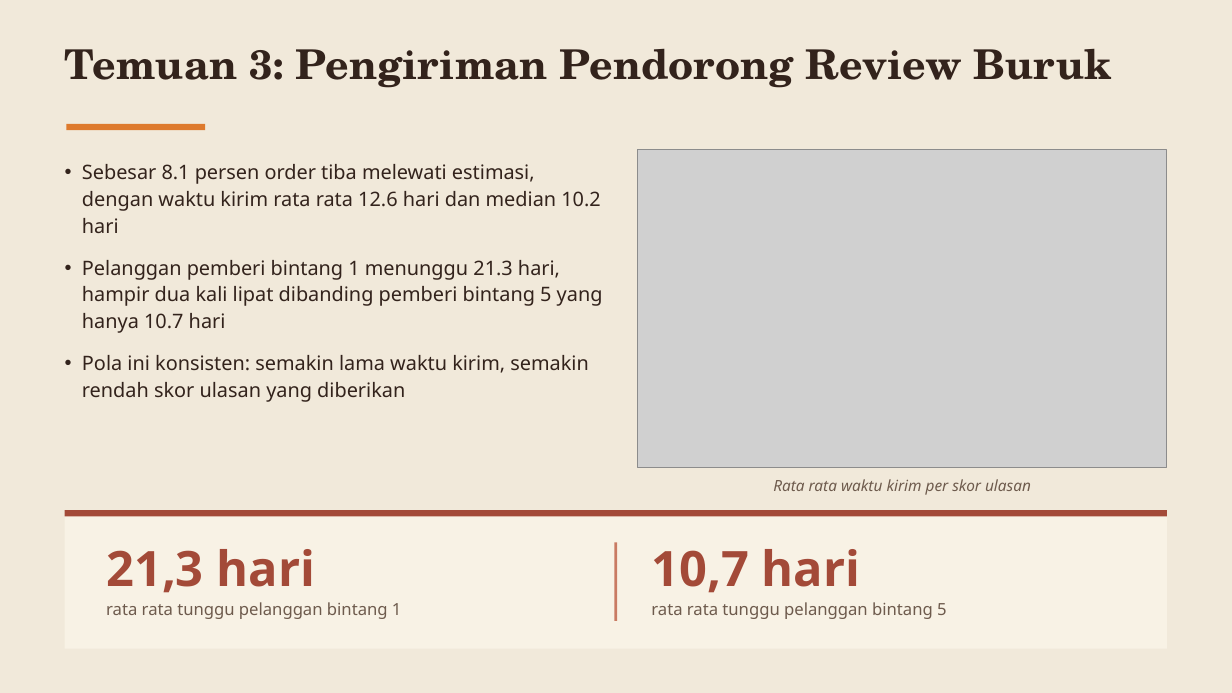
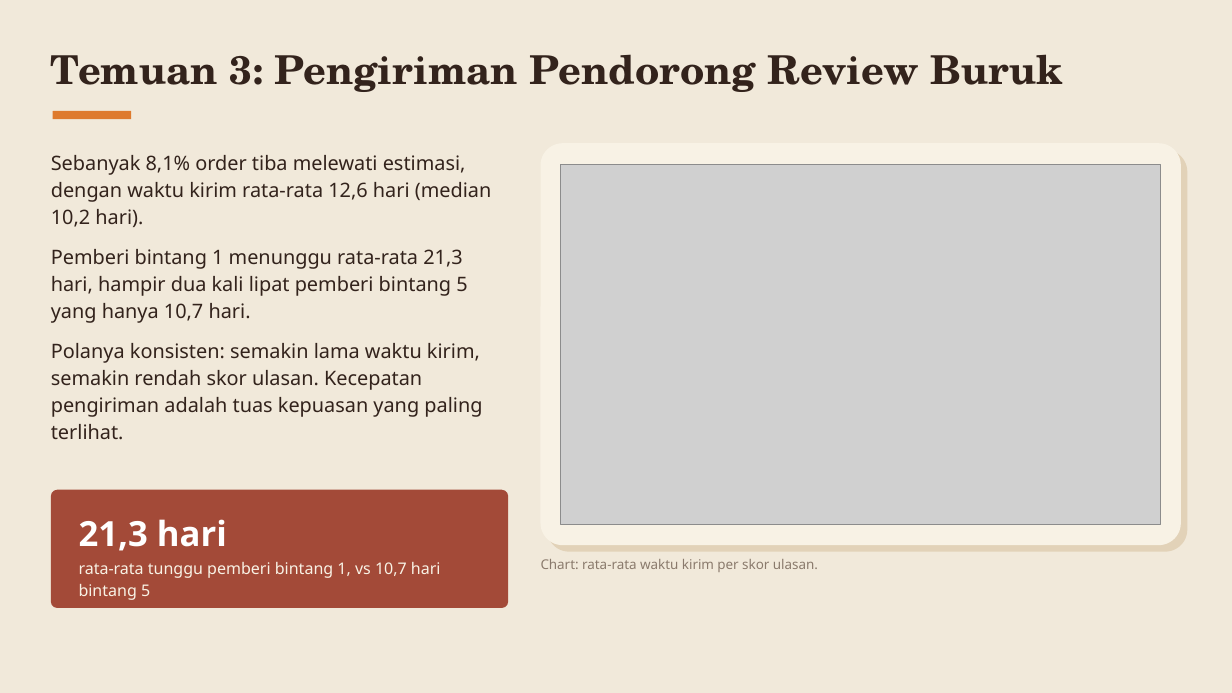
Before and after one commit to baghizash/olist-brazilian-ecommerce-analysis, a slide deck: slide 6 of Portofolio-Analisis-Ecommerce-Olist.pptx. Drawn at 1232x693 pixels with LibreOffice and Linux fonts; fonts in the diff are those of the drawing; grey boxes stand for pictures. Boxes give left, top, right and bottom in pixels: in the first picture for what was removed or moved away, otherwise in the second. Text is boxed around its words. In the diff, an @@ line names an element or a change of style, - is before the commit and + after.

```diff
--- a/Portofolio-Analisis-Ecommerce-Olist.pptx
+++ b/Portofolio-Analisis-Ecommerce-Olist.pptx
@@ text "Temuan 3: Pengiriman Pendorong Review ...": place and size @@
-text "Temuan 3: Pengiriman Pendorong Review ..." at bbox=[65, 48, 1112, 88]
+text "Temuan 3: Pengiriman Pendorong Review ..." at bbox=[51, 54, 1063, 92]
@@ text "Temuan 3: Pengiriman Pendorong Review ..." at bbox=[51, 54, 1063, 92]: size 32 to 31 pt; line spacing 1 to 1.13; less space between paragraphs @@
@@ rounded rectangle: place and size @@
-rounded rectangle at bbox=[67, 124, 205, 130]
+rounded rectangle at bbox=[53, 111, 131, 119]
@@ rounded rectangle at bbox=[53, 111, 131, 119]: rectangle to rounded rectangle @@
@@ rounded rectangle added at bbox=[541, 143, 1181, 545], fill #F8F2E5 @@
@@ text at bbox=[51, 155, 492, 440]: text changed @@
-• Sebesar 8.1 persen order tiba melewati estimasi, dengan waktu kirim rata rata 12.6 hari dan median 10.2 hari
-• Pelanggan pemberi bintang 1 menunggu 21.3 hari, hampir dua kali lipat dibanding pemberi bintang 5 yang hanya 10.7 hari
-• Pola ini konsisten: semakin lama waktu kirim, semakin rendah skor ulasan yang diberikan
+Sebanyak 8,1% order tiba melewati estimasi, dengan waktu kirim rata-rata 12,6 hari (median 10,2 hari).
+Pemberi bintang 1 menunggu rata-rata 21,3 hari, hampir dua kali lipat pemberi bintang 5 yang hanya 10,7 hari.
+Polanya konsisten: semakin lama waktu kirim, semakin rendah skor ulasan. Kecepatan pengiriman adalah tuas kepuasan yang paling terlihat.
@@ rounded rectangle added at bbox=[547, 150, 1188, 552], fill #E2D2B8 @@
@@ picture: place and size @@
-picture at bbox=[638, 150, 1167, 468]
+picture at bbox=[561, 165, 1161, 524]
@@ rounded rectangle added at bbox=[51, 490, 508, 608], fill #A34A38 @@
@@ text "21,3 hari": place and size @@
-text "21,3 hari" at bbox=[106, 549, 402, 619]
+text "21,3 hari" at bbox=[79, 519, 441, 600]
@@ rectangle removed at bbox=[65, 510, 1167, 649] @@
@@ rectangle removed at bbox=[65, 510, 1167, 517] @@
@@ text at bbox=[79, 519, 227, 551]: size 38 to 27 pt, text colour #A34A38 to #FFFFFF in "21,3 hari"; line spacing 1 to 1.13 @@
@@ text at bbox=[79, 562, 441, 600]: text changed; size 13 to 12.5 pt; text colour #6E5B4D to #F8F2E5 @@
-rata rata tunggu pelanggan bintang 1
+rata-rata tunggu pemberi bintang 1, vs 10,7 hari bintang 5
@@ text at bbox=[541, 559, 818, 572]: text changed; size 12 to 10.5 pt; text colour #6E5B4D to #8A7A6C; italic off @@
-Rata rata waktu kirim per skor ulasan
+Chart: rata-rata waktu kirim per skor ulasan.
@@ rectangle removed at bbox=[615, 543, 617, 621] @@
@@ text removed at bbox=[651, 549, 947, 619] @@
-10,7 hari
-rata rata tunggu pelanggan bintang 5
```
Also in this commit, not shown: 7 other slides changed, 2 slides added, 2 slides removed.
